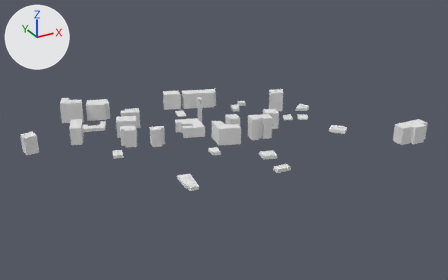
The Blender file Buildings.blend: old version first, new version second.
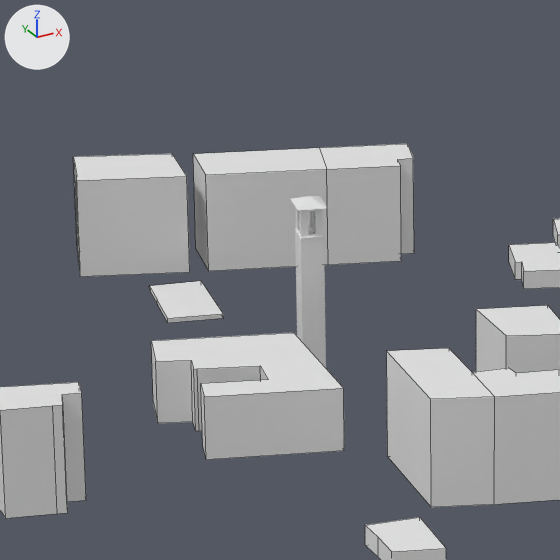
Old and new are each drawn whole from a camera (50 mm lens) standing at (-258.0, -611.0, 282.0) and looking at (56.0, -40.0, -4.0) and again close up on the part from 34% to 53% of the width and 24% to 55% of the height. The axes (+X, +Y, +Z) are drawn at upper left. The lights are the same throughout. The close-ups show mesh edges as thin lines. Materials are left out; every surface is plain grey.

Before the edit, the objects in view are built like this:
```python
me_areas_015 = bpy.data.meshes.new('Areas.015')
me_areas_015.from_pydata(...)  # 12 vertices, 7 faces; spans x -9.0..14.2, y -12.2..9.5, z -10.0..10.0
me_areas_015.materials.append(mat_material_001)
me_areas_019 = bpy.data.meshes.new('Areas.019')
me_areas_019.from_pydata(...)  # 14 vertices, 8 faces; spans x -9.2..7.5, y -4.6..8.7, z -10.0..10.0
me_areas_019.materials.append(mat_material_001)
me_areas_020 = bpy.data.meshes.new('Areas.020')
me_areas_020.from_pydata(...)  # 16 vertices, 11 faces; spans x -26.1..17.3, y -10.1..16.5, z -10.0..10.0
me_areas_020.materials.append(mat_material_001)
ob_buildingsex_014 = bpy.data.objects.new('BuildingsEX.014', me_areas_015)
ob_buildingsex_014.location = (40.6, 76.5, 10.0)
ob_buildingsex_014.rotation_euler = (0.0, 0.0, 0.0176)  # degrees (0, 0, 1)
ob_buildingsex_018 = bpy.data.objects.new('BuildingsEX.018', me_areas_019)
ob_buildingsex_018.location = (-17.0, -25.6, 10.0)
ob_buildingsex_018.rotation_euler = (0.0, 0.0, 0.0176)  # degrees (0, 0, 1)
ob_buildingsex_019 = bpy.data.objects.new('BuildingsEX.019', me_areas_020)
ob_buildingsex_019.location = (81.3, 59.8, 10.0)
ob_buildingsex_019.rotation_euler = (0.0, 0.0, 0.0176)  # degrees (0, 0, 1)
# also in view: 'BuildingsEX.034' at (112.0, 30.0, 2.0); 'BuildingsEX.023' at (27.0, -74.0, 2.0); 'BuildingsEX.004' at (28.0, -11.0, 6.0); 'BuildingsEX.001' at (50.0, 9.0, 17.0); 'BuildingsEX.012' at (52.0, -51.0, 10.0)
```
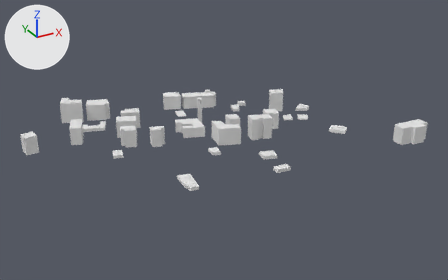
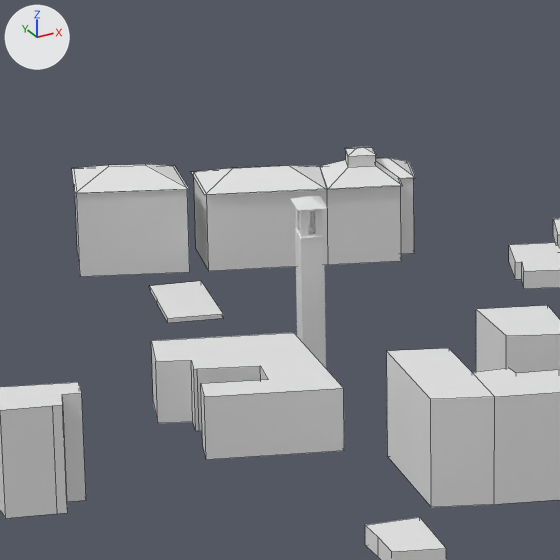
Commit message: Progress in building modelling.

Boxes (x1, y1, x2, y2) around the edits, measured in the close-ups (560 x 560 px):
'BuildingsEX.019', reshaped
    before: (193, 144, 414, 271)
    after: (191, 147, 416, 271)
'BuildingsEX.014', reshaped (8% shorter)
    before: (73, 154, 190, 277)
    after: (72, 164, 190, 277)

Diff of the bpy script that builds the scene:
```diff
--- a/Buildings.blend.py
+++ b/Buildings.blend.py
@@ me_areas_015 @@
 # used by ob_buildingsex_014; location = (40.6, 76.5, 10.0); rotation_euler = (0.0, 0.0, 0.0176), in degrees (0, 0, 1)
-me_areas_015.from_pydata(...)  # 12 vertices, 7 faces; spans x -9.0..14.2, y -12.2..9.5, z -10.0..10.0
+me_areas_015.from_pydata(...)  # 16 vertices, 13 faces; spans x -9.5..14.7, y -12.7..9.9, z -10.0..10.3
+# me_areas_015 part 1
+# 6 vertices are removed from x -9.0..-3.5, y -3.7..9.5, z -10.0..10.0
+# 6 faces are deleted
+# 2 vertices move from x 10.8..14.2, y -12.2..1.3, z 10.0 to x 10.8..14.2, y -12.2..1.3, z 7.5
+# 10 vertices are added at x -9.5..14.7, y -12.7..9.9, z 7.4..10.3
+# 12 new faces join them
@@ me_areas_020 @@
 # used by ob_buildingsex_019; location = (81.3, 59.8, 10.0); rotation_euler = (0.0, 0.0, 0.0176), in degrees (0, 0, 1)
-me_areas_020.from_pydata(...)  # 16 vertices, 11 faces; spans x -26.1..17.3, y -10.1..16.5, z -10.0..10.0
+me_areas_020.from_pydata(...)  # 53 vertices, 48 faces; spans x -26.6..17.8, y -10.7..17.1, z -10.0..12.0
+# me_areas_020 part 2
+# 2 faces are deleted
+# 7 vertices in x -26.1..17.3, y -10.1..7.3, z 10.0 move by (0.0, 0.0, -4.0)
+# 1 vertex moves from x -22.7, y 16.5, z 10.0 to x -22.7, y 16.5, z 6.1
+# 37 vertices are added at x -26.6..17.8, y -10.7..17.1, z 6.0..12.0
+# 39 new faces join them
```
